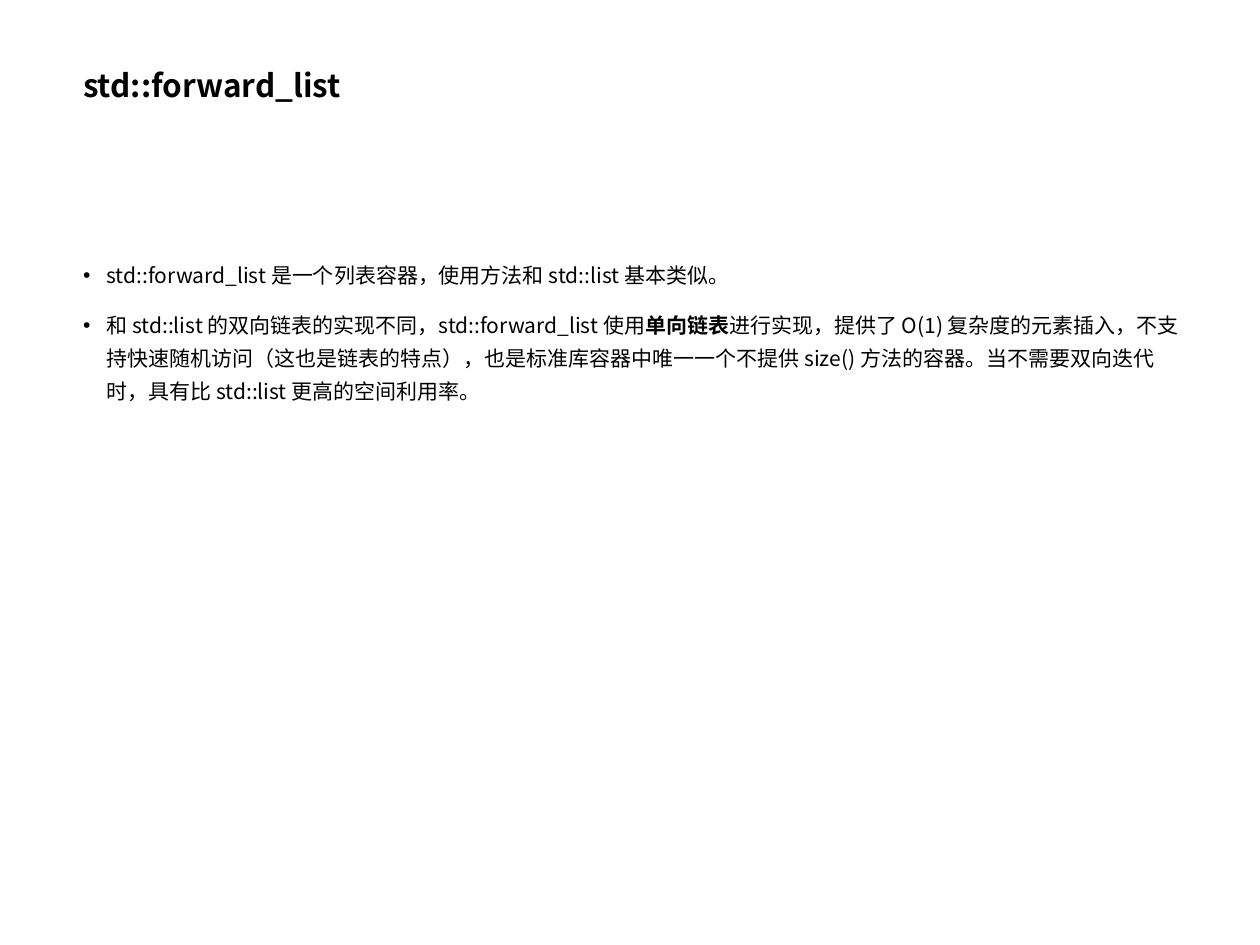
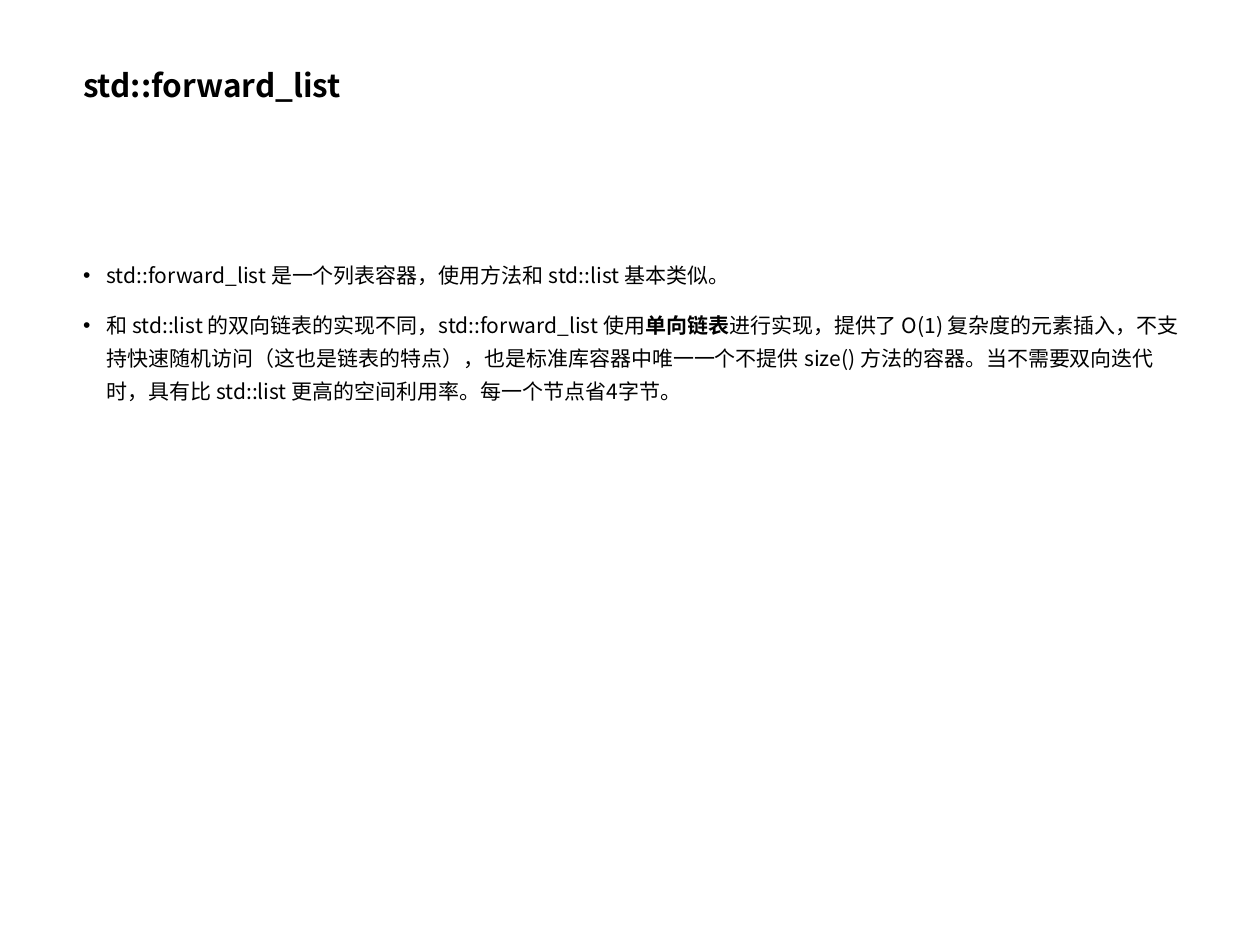
Before and after one commit to pointer1618/projects, a slide deck: slide 40 of lan7/c++11特性.ppt. Drawn at 1260x945 pixels with LibreOffice and Linux fonts; fonts in the diff are those of the drawing; background and template pictures are left out. Boxes give left, top, right and bottom in pixels: in the first picture for what was removed or moved away, otherwise in the second. Text is boxed around its words. In the diff, an @@ line names an element or a change of style, - is before the commit and + after.

```diff
--- a/lan7/c++11特性.ppt
+++ b/lan7/c++11特性.ppt
@@ text at (107, 315, 1179, 401): text changed @@
-• 和 std::list 的双向链表的实现不同，std::forward_list 使用单向链表进行实现，提供了 O(1) 复杂度的元素插入，不支持快速随机访问（这也是链表的特点），也是标准库容器中唯一一个不提供 size() 方法的容器。当不需要双向迭代时，具有比 std::list 更高的空间利用率。
+• 和 std::list 的双向链表的实现不同，std::forward_list 使用单向链表进行实现，提供了 O(1) 复杂度的元素插入，不支持快速随机访问（这也是链表的特点），也是标准库容器中唯一一个不提供 size() 方法的容器。当不需要双向迭代时，具有比 std::list 更高的空间利用率。每一个节点省4字节。
```
Also in this commit, not shown: 4 other slides changed, 1 slide added.
